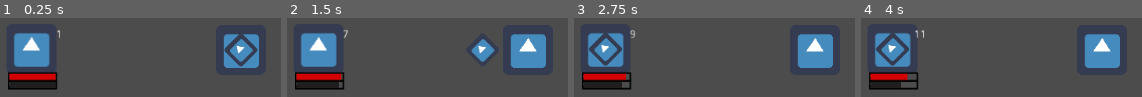
Above: before the commit, frames 1-4 (left to right).
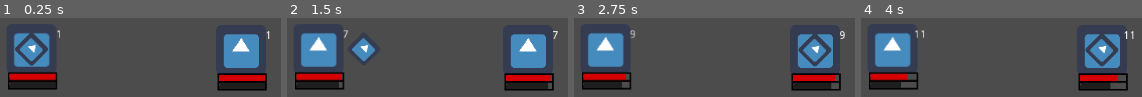
Above: after the commit, the same moments.

Repository: h19mili/Projekt_Fleorune.VM
Game: Godot game, scene res://Main.tscn
Same seed, same stepped clock (60 frames per second), same inputs: the game is played once before the commit and once after it. The engine's default icon, where the game draws it, is replaced by a stand-in: a white triangle on a blue panel in a dark square.
Inputs:
- Up to frame 1 (0.25 s): no input
- Up to frame 2 (1.5 s): tap Enter (ui_accept) at 0.5, 0.77, 1.25 s; hold Up (ui_up) 0.53-1.28 s; tap A (ui_a, bound only after the commit) at 0.6, 1.35 s; hold Down (ui_down) from 1.28 s (still down)
- Up to frame 3 (2.75 s): tap Enter (ui_accept) at 1.52, 2 s; release Down (ui_down) at 2.03 s; hold Up (ui_up) from 2.03 s (still down); tap A (ui_a, bound only after the commit) at 2.1 s
- Up to frame 4 (4 s): tap Enter (ui_accept) at 2.75, 3.02, 3.5, 3.77 s; tap A (ui_a, bound only after the commit) at 2.85, 3.6 s; release Up (ui_up) at 3.53 s; hold Left (ui_left) from 3.53 s (still down)

The runs differ from the first frame. In frame 1, 8.4% of the frame differs, in the area x 5-97%, y 16-93%; in frame 2, 6.8%; in frame 3, 8.1%; in frame 4, 7.8%.
Error after the commit: Invalid get index 'STR' (on base: 'GDScript'). (res://Player)

Commit message:
något 1

Diff:
--- a/Arrow.gd
+++ b/Arrow.gd
@@ -1,6 +1,6 @@
 extends Control
 
-signal target_selected(battler)
+signal target_selected(TurnQ)
 export var Move : float = 0.5
 var target_selection = 0
 onready var tween = $Tween
@@ -28,6 +28,7 @@
 	print("hi")
 	if not selected_target:
 		return []
+		print("fail")
 	return [selected_target]
 
 
--- a/Battler.gd
+++ b/Battler.gd
@@ -2,6 +2,7 @@
 class_name Battler
 
 signal completed
+signal emattack
 var selected : bool = false setget set_selected
 var selectable: bool = false setget set_selectable
 export var Party_member = false
@@ -23,6 +24,9 @@
 	if Input.is_action_just_pressed("ui_accept"):
 		emit_signal("completed")
 		pass
+	if Input.is_action_just_pressed("ui_a"):
+		emit_signal("emattack")
+	Attack()
 
 func set_selected(value):
 	selected = value
@@ -52,3 +56,16 @@
 	DEF = stats.DEF
 	Speed = stats.Speed
 	Current_HP = Max_HP
+
+func Attack():
+	if Party_member == false:
+		if selected == true:
+			get_node("Battler_Action").Attack_action()
+			emit_signal("emattack")
+			print("Attack")
+
+
+
+
+
+	pass
--- a/Main.tscn
+++ b/Main.tscn
@@ -1,7 +1,6 @@
-[gd_scene load_steps=5 format=2]
+[gd_scene load_steps=4 format=2]
 
 [ext_resource path="res://TurnQ.gd" type="Script" id=1]
-[ext_resource path="res://Battler.tscn" type="PackedScene" id=2]
 [ext_resource path="res://Player karaktär/David.tscn" type="PackedScene" id=3]
 [ext_resource path="res://Arrow.tscn" type="PackedScene" id=4]
 
@@ -11,11 +10,11 @@
 [node name="TurnQ" type="YSort" parent="."]
 script = ExtResource( 1 )
 
-[node name="Battler" parent="TurnQ" instance=ExtResource( 2 )]
-
 [node name="David" parent="TurnQ" instance=ExtResource( 3 )]
 position = Vector2( -268.303, -1.335 )
 Party_member = true
+
+[node name="David2" parent="TurnQ" instance=ExtResource( 3 )]
 
 [node name="Position2D" type="Position2D" parent="."]
 position = Vector2( -162, 0 )
--- a/Player karaktär/Battler_Action.gd
+++ b/Player karaktär/Battler_Action.gd
@@ -1,5 +1,13 @@
 extends Node
 
+signal Attack_done
+var Damage = 0
+var Cstats = Battler
 
 func _ready():
 	pass
+
+func Attack_action():
+	Damage += Cstats.STR
+	print(Damage)
+	pass
--- a/TurnQ.gd
+++ b/TurnQ.gd
@@ -45,7 +45,7 @@
 			yield(active_player, "completed")
 			print("hallå")
 		else:
-			yield(active_player, "completed")
+			yield(active_player, "emattack") # a
 			print("Enemy")
 		#yield(battler, "completed")
 		battler.selected = false
@@ -62,12 +62,6 @@
 	print("hilast")
 	return selected_target
 
-func _get_targets(in_party: bool = false) -> Array:
-	var targets: Array = []
-	for child in get_children():
-		if child.Party_member == in_party && child.active_player.Max_HP > 0:
-			targets.append(child)
-	return targets
 
 static func sort_players(a : Battler, b : Battler) -> bool:
 	return a.Speed > b.Speed
--- a/project.godot
+++ b/project.godot
@@ -42,6 +42,14 @@
 run/main_scene="res://Main.tscn"
 config/icon="res://icon.png"
 
+[input]
+
+ui_a={
+"deadzone": 0.5,
+"events": [ Object(InputEventKey,"resource_local_to_scene":false,"resource_name":"","device":0,"alt":false,"shift":false,"control":false,"meta":false,"command":false,"pressed":false,"scancode":65,"unicode":0,"echo":false,"script":null)
+ ]
+}
+
 [rendering]
 
 environment/default_environment="res://default_env.tres"
